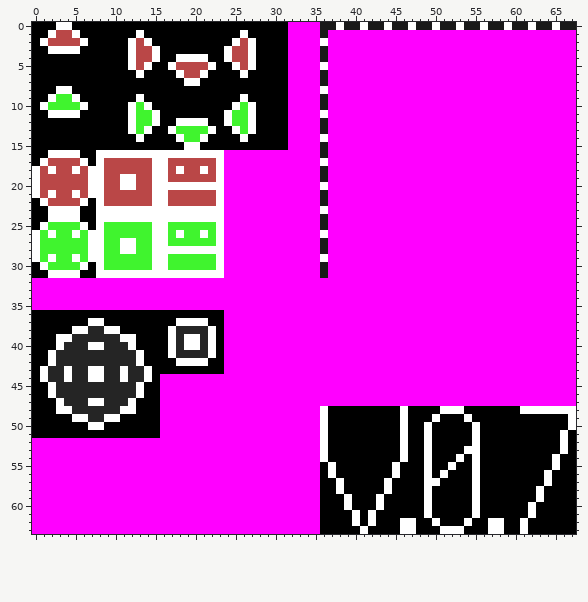
File history of a sprite sheet, src/main/resources/assets/layertab.png. The first picture shows the starting point.
The file is 68x64 pixels.
The same view after the edit:
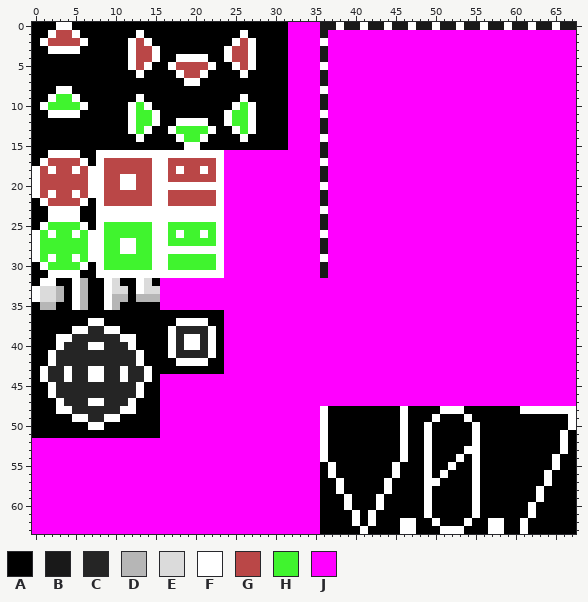
Palette (. is transparent): A #000000  B #191919  C #252525  D #b6b6b6  E #dbdbdb  F #ffffff  G #ba4747  H #40f42e  J #ff00ff
Difference:
The edit turns colour J into colour A in row 32 at x 0, 3 to 4, 7 to 8, 11 to 12 and 15; in rows 33 to 34 at x 4, 7 to 8 and 12; in row 35 at x 0, 3 to 4, 7 to 8 and 11 to 15.
The edit turns colour J into colour D in row 32 at x 6; in row 33 at x 3 and 6; in row 34 at x 3, 6, 10 to 11 and 13 to 15; in row 35 at x 1 to 2, 6 and 10.
The edit turns colour J into colour E in row 32 at x 10 and 14; in row 33 at x 1 to 2, 10 to 11 and 14 to 15; in row 34 at x 1 to 2.
The edit turns colour J into colour F in row 32 at x 1 to 2, 5, 9 and 13; in row 33 at x 0, 5, 9 and 13; in row 34 at x 0, 5 and 9; in row 35 at x 5 and 9.
Where, in picture pixels (left, top, right, bottom), the same in both pictures:
changed: (32, 278, 160, 310)
